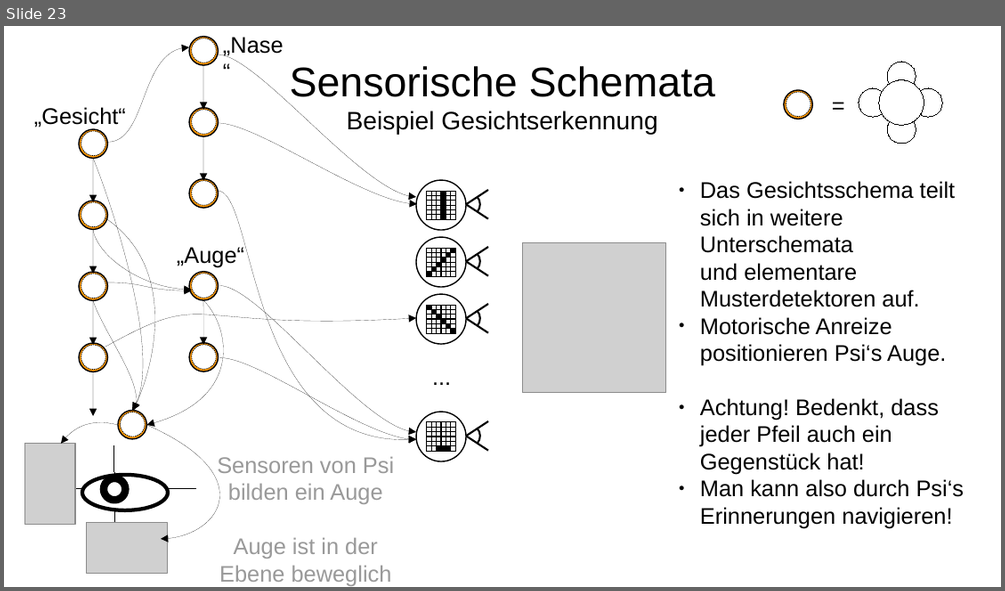
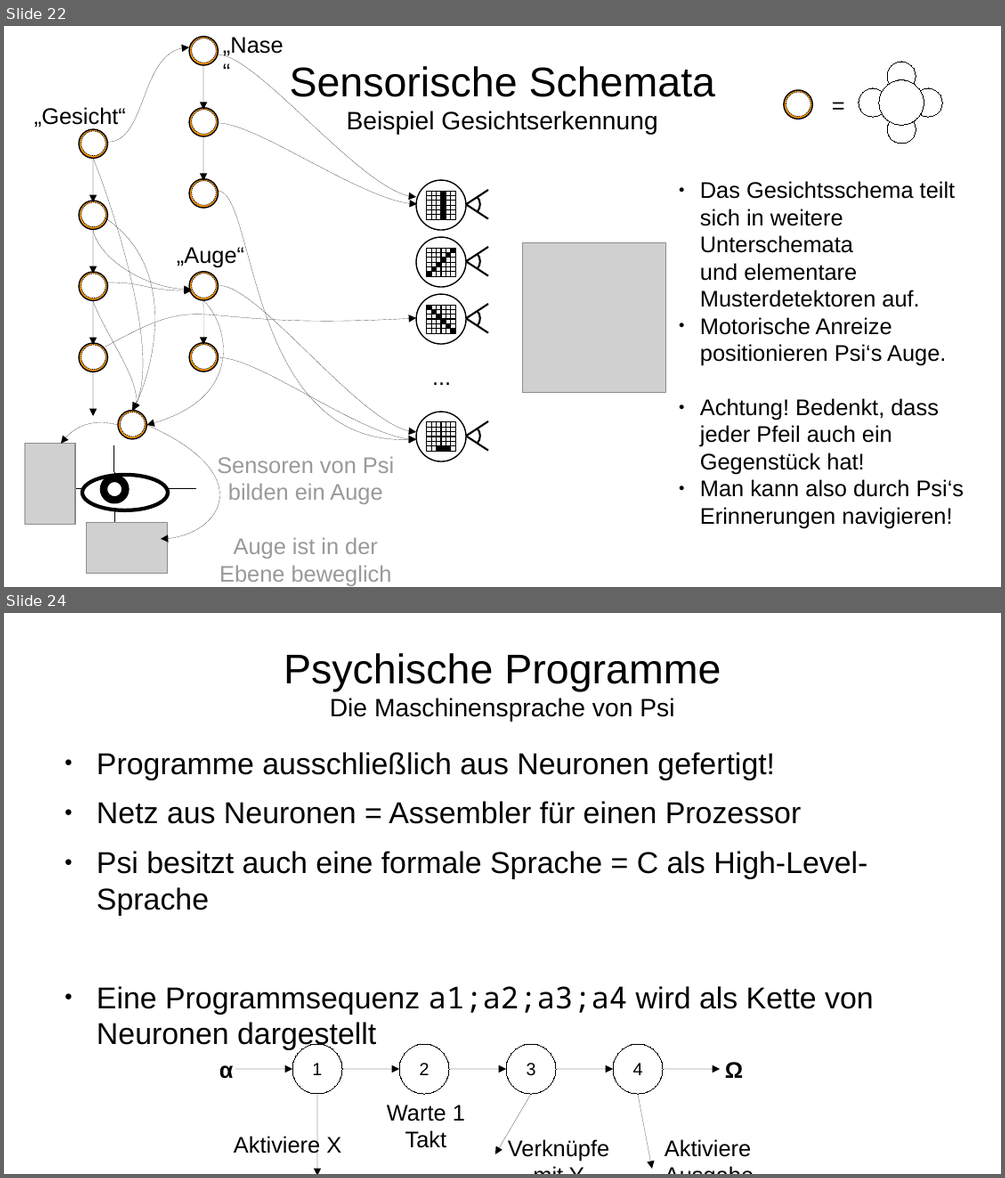
Before and after one commit to Lotes/psi-theorie, a slide deck: presentation.odp. Shown one above the other, each under a label of ours: slide 23 before the commit, slides 22 and 24 after it; the slides between them are not shown. The pictures are 1005x591 and 1005x1178 pixels, drawn with LibreOffice and Linux fonts; fonts in the diff are those of the drawing; grey boxes stand for pictures. Boxes give left, top, right and bottom in pixels: in the first picture for what was removed or moved away, otherwise in the second. Text is boxed around its words. In the diff, an @@ line names an element or a change of style, - is before the commit and + after.

```diff
--- a/presentation.odp
+++ b/presentation.odp
@@ slide 24 added at (4,613,1001,1174), background #FFFFFF @@
@@ title added at (283,653,720,722), 20 pt, text #000000 @@
+Psychische Programme
+Die Maschinensprache von Psi
@@ text added at (97,752,874,1050), 24 pt, text #000000 @@
+● Programme ausschließlich aus Neuronen gefertigt!
+● Netz aus Neuronen = Assembler für einen Prozessor
+● Psi besitzt auch eine formale Sprache = C als High-Level-Sprache
+● Eine Programmsequenz a1;a2;a3;a4 wird als Kette von Neuronen dargestellt
@@ group added at (219,1044,751,1174): 8 arrows, 6 texts, 4 ellipses @@
+1
+2
+3
+4
+α
+Ω
+Warte 1
+Takt
+Aktiviere X
+Verknüpfe
+mit Y
+Aktiviere
+Ausgabe
@@ what was slide 23 is now slide 22 @@
```
Also in this commit, not shown: 2 slides changed, 1 other slide added, 2 slides removed, 2 other files.
